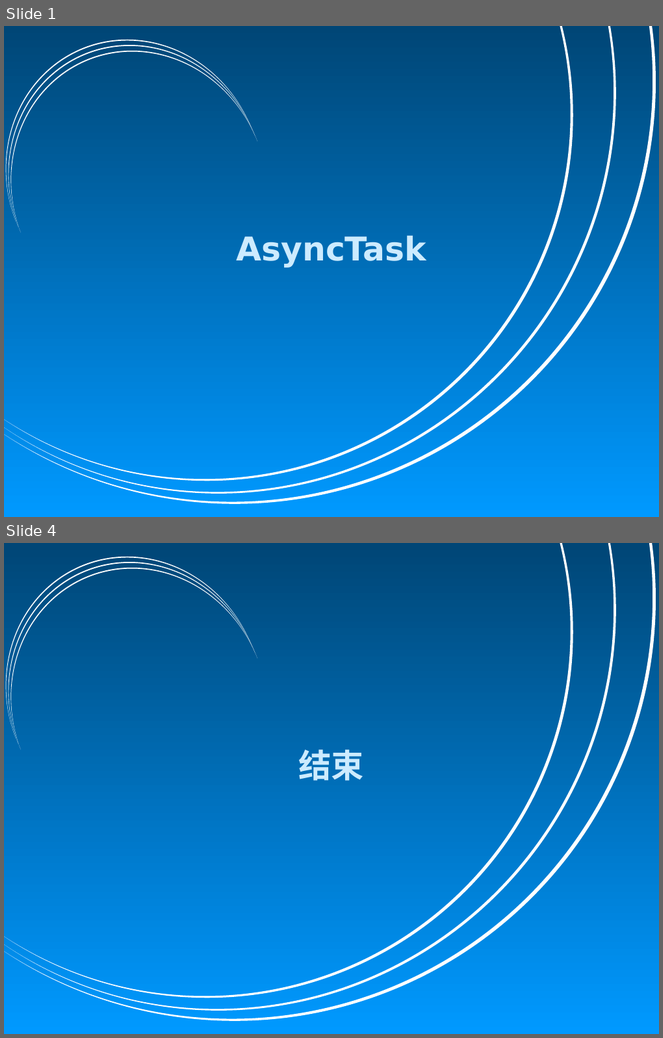
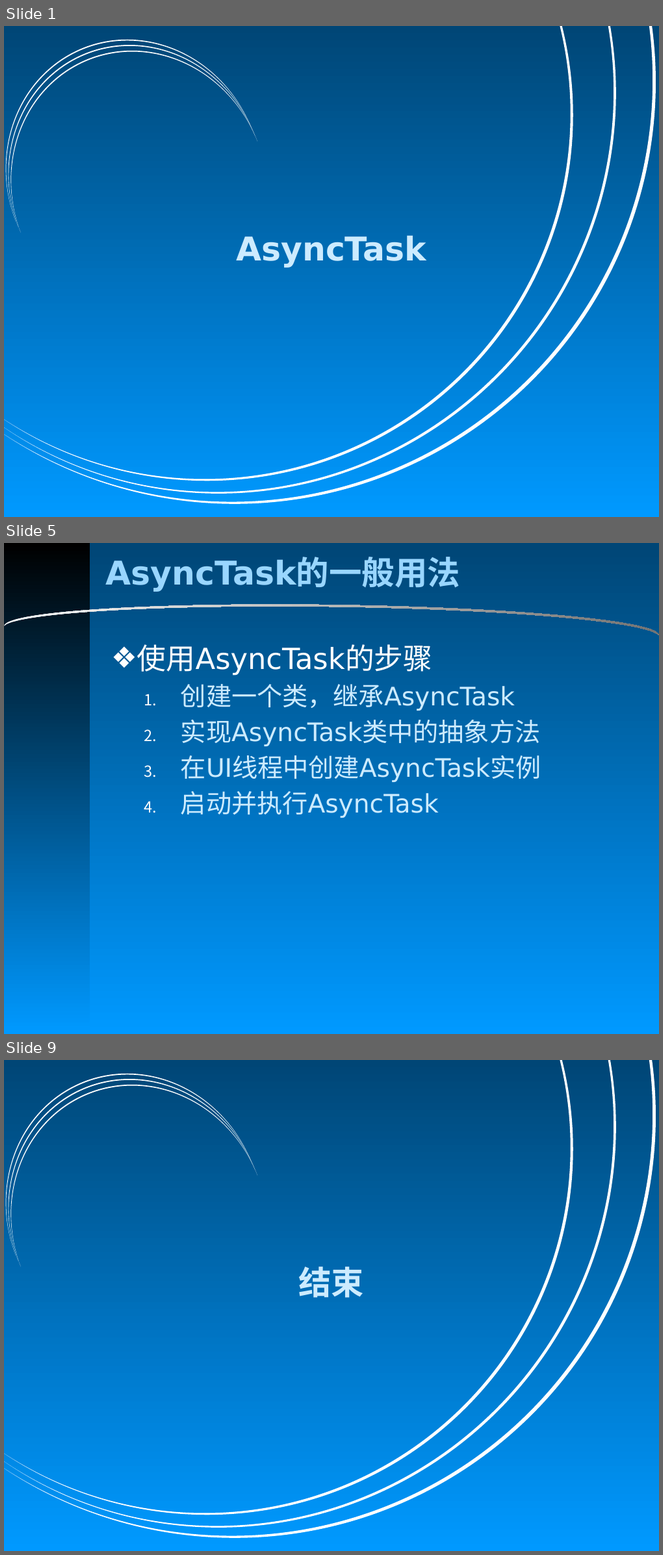
Before and after one commit to CiLiNet-Android/courseware, a slide deck: Android异步通信/AsyncTask/AsyncTask.pptx. Shown one above the other, each under a label of ours: slides 1 and 4 before the commit, slides 1, 5 and 9 after it; the slides between them are not shown. The pictures are 663x1038 and 663x1555 pixels, drawn with LibreOffice and Linux fonts; fonts in the diff are those of the drawing; background and template pictures are left out. Boxes give left, top, right and bottom in pixels: in the first picture for what was removed or moved away, otherwise in the second. Text is boxed around its words. In the diff, an @@ line names an element or a change of style, - is before the commit and + after.

Commit message:
线程的异步通信

```diff
--- a/Android异步通信/AsyncTask/AsyncTask.pptx
+++ b/Android异步通信/AsyncTask/AsyncTask.pptx
@@ slide 5 added at (x1=4, y1=543, x2=659, y2=1034), background gradient #006DB6 to #0099FF @@
@@ rectangle added at (x1=4, y1=543, x2=90, y2=1034), fill gradient #000000 to #0099FF @@
@@ title added at (x1=106, y1=558, x2=460, y2=592), 36 pt, text #99D6FF, bold @@
+AsyncTask的一般用法
@@ moon added at (x1=4, y1=600, x2=659, y2=635), fill gradient #F8F8F8 to #737373 @@
@@ text added at (x1=137, y1=644, x2=542, y2=818), 28 pt, text #CCEBFF @@
+❖ 使用AsyncTask的步骤
+  1. 创建一个类，继承AsyncTask
+  2. 实现AsyncTask类中的抽象方法
+  3. 在UI线程中创建AsyncTask实例
+  4. 启动并执行AsyncTask
@@ what was slide 4 is now slide 9 @@
```
Also in this commit, not shown: 2 slides changed, 4 other slides added, 38 other files.
